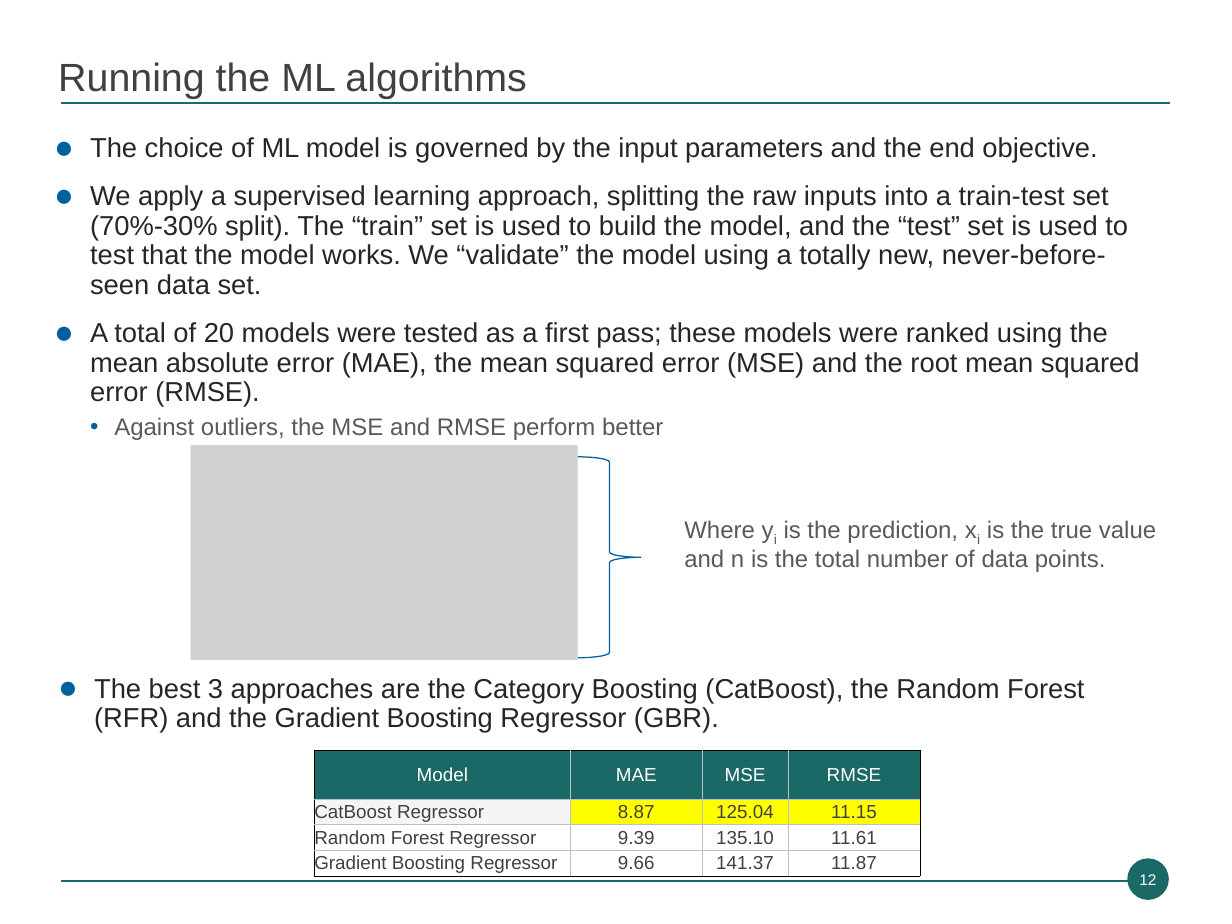
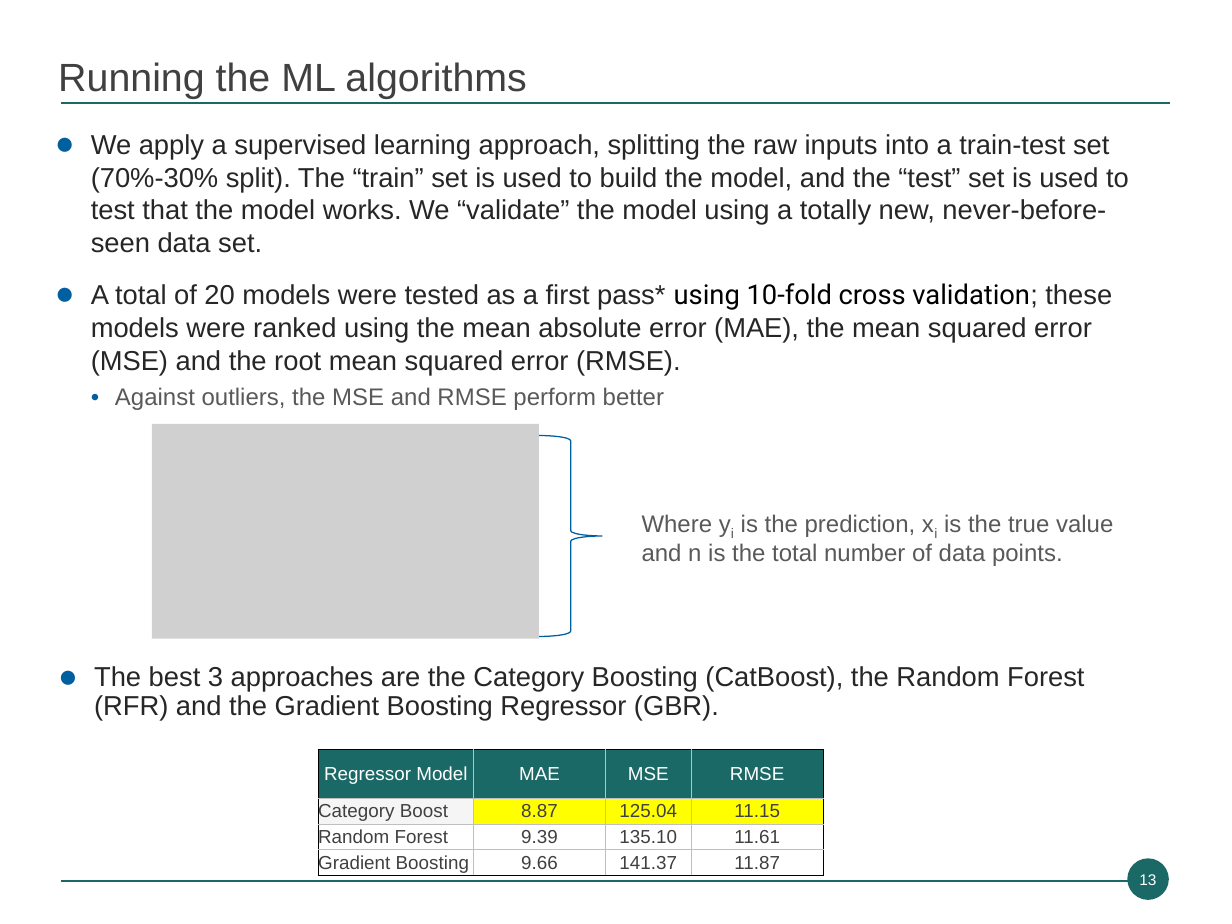
Before and after one commit to munishkumar-gh/munishkumar-gh.github.io, a slide deck: slide 13 of SPE_Paper/Prediction of Recovery Factor using Machine Learning Methods.pptx (slide 12 before the commit). Drawn at 1232x924 pixels with LibreOffice and Linux fonts; fonts in the diff are those of the drawing; grey boxes stand for pictures; background and template pictures are left out. Boxes give left, top, right and bottom in pixels: in the first picture for what was removed or moved away, otherwise in the second. Text is boxed around its words. In the diff, an @@ line names an element or a change of style, - is before the commit and + after.

```diff
--- a/SPE_Paper/Prediction of Recovery Factor using Machine Learning Methods.pptx
+++ b/SPE_Paper/Prediction of Recovery Factor using Machine Learning Methods.pptx
@@ text at box(90, 137, 1097, 163): paragraph removed @@
-● The choice of ML model is governed by the input parameters and the end objective.
@@ text at box(91, 134, 1129, 410): line spacing 0.9 to 1; line spacing 0.85 to 0.95 @@
@@ text at box(91, 283, 1112, 375): text changed @@
-● A total of 20 models were tested as a first pass; these models were ranked using the mean absolute error (MAE), the mean squared error (MSE) and the root mean squared error (RMSE).
+● A total of 20 models were tested as a first pass* using 10-fold cross validation; these models were ranked using the mean absolute error (MAE), the mean squared error (MSE) and the root mean squared error (RMSE).
@@ picture: place and size @@
-picture at box(191, 445, 578, 659)
+picture at box(152, 424, 538, 638)
@@ right brace: place and size @@
-right brace at box(578, 457, 641, 658)
+right brace at box(540, 435, 602, 636)
@@ text "Where yi is the prediction, ...": place and size @@
-text "Where yi is the prediction, ..." at box(684, 520, 1156, 572)
+text "Where yi is the prediction, ..." at box(642, 514, 1113, 566)
@@ text "The best 3 approaches are ...": place and size @@
-text "The best 3 approaches are ..." at box(94, 678, 1084, 733)
+text "The best 3 approaches are ..." at box(94, 666, 1084, 721)
@@ table at box(318, 750, 823, 877) @@
-row 1, column 1: Model
+row 1, column 1: Regressor Model
-row 2, column 1: CatBoost Regressor
+row 2, column 1: Category Boost
-row 3, column 1: Random Forest Regressor
+row 3, column 1: Random Forest
-row 4, column 1: Gradient Boosting Regressor
+row 4, column 1: Gradient Boosting
@@ table: place and size @@
-table at box(314, 750, 920, 878)
+table at box(318, 750, 823, 877)
@@ page number at box(1139, 874, 1156, 885): text changed @@
-12
+13
```
Also in this commit, not shown: 11 other slides changed, 5 slides added, 2 slides removed, 11 other files.
